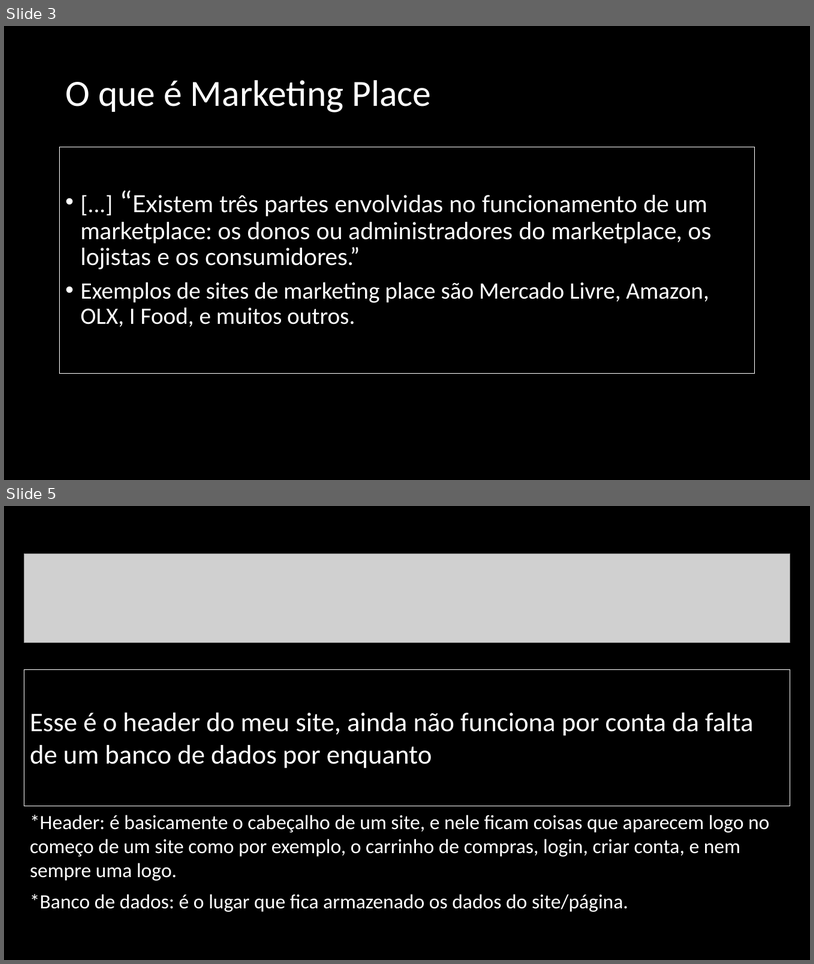
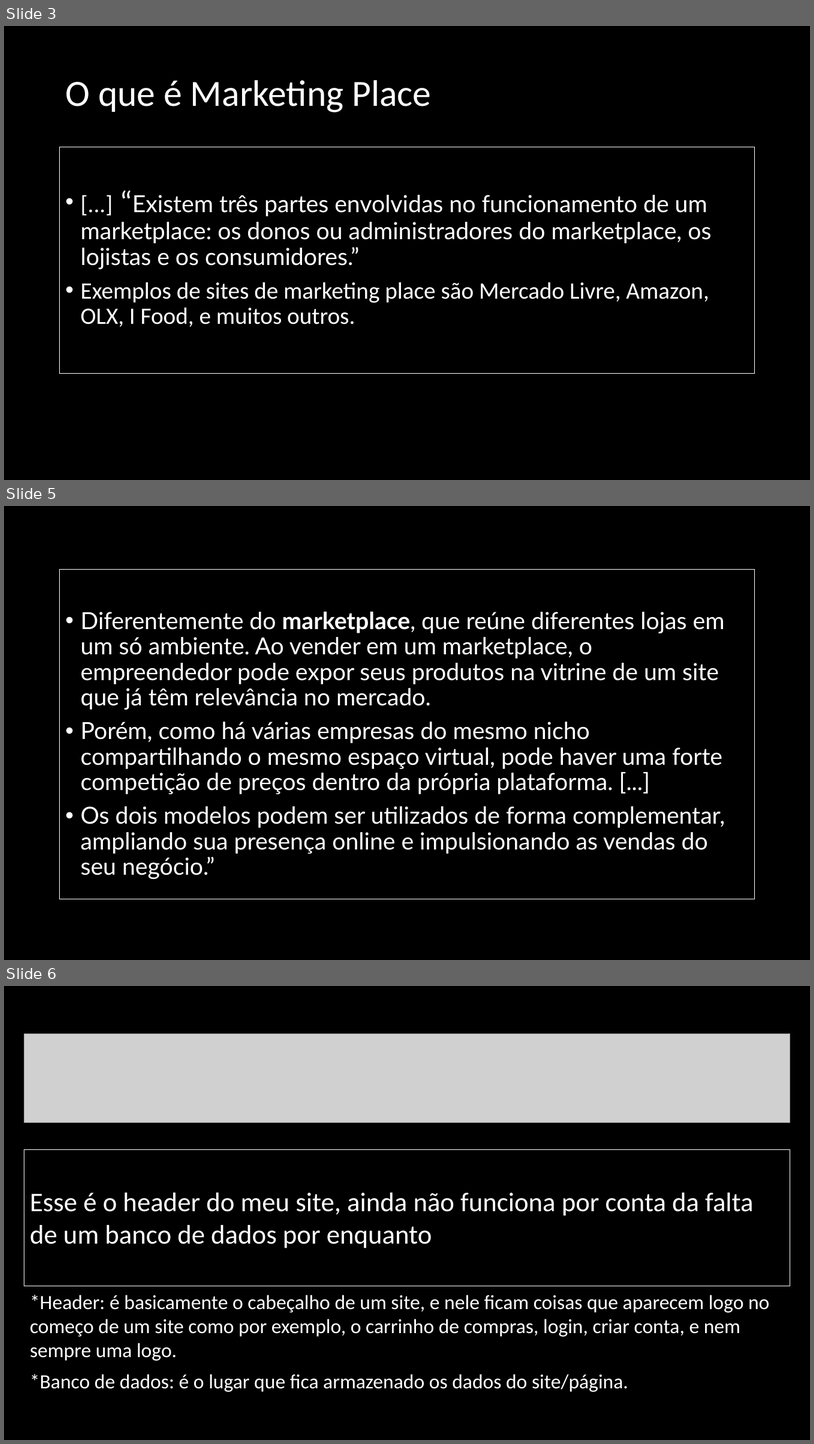
Before and after one commit to DANIELKENTARO/3-ano-analise, a slide deck: Pré-Projeto.pptx. Shown one above the other, each under a label of ours: slides 3 and 5 before the commit, slides 3, 5 and 6 after it; the slides between them are not shown. The pictures are 814x964 and 814x1444 pixels, drawn with LibreOffice and Linux fonts; fonts in the diff are those of the drawing; grey boxes stand for pictures. Boxes give left, top, right and bottom in pixels: in the first picture for what was removed or moved away, otherwise in the second. Text is boxed around its words. In the diff, an @@ line names an element or a change of style, - is before the commit and + after.

```diff
--- a/Pré-Projeto.pptx
+++ b/Pré-Projeto.pptx
@@ slide 5 added at [4,506,810,960], background #000000 @@
@@ text added at [60,570,755,899], outline #FFFFFF 0.75 pt, 28 pt, text #FFFFFF @@
+• Diferentemente do marketplace, que reúne diferentes lojas em um só ambiente. Ao vender em um marketplace, o empreendedor pode expor seus produtos na vitrine de um site que já têm relevância no mercado.
+• Porém, como há várias empresas do mesmo nicho compartilhando o mesmo espaço virtual, pode haver uma forte competição de preços dentro da própria plataforma. [...]
+• Os dois modelos podem ser utilizados de forma complementar, ampliando sua presença online e impulsionando as vendas do seu negócio.”
@@ what was slide 5 is now slide 6 @@
```
Also in this commit, not shown: 1 slide changed.
